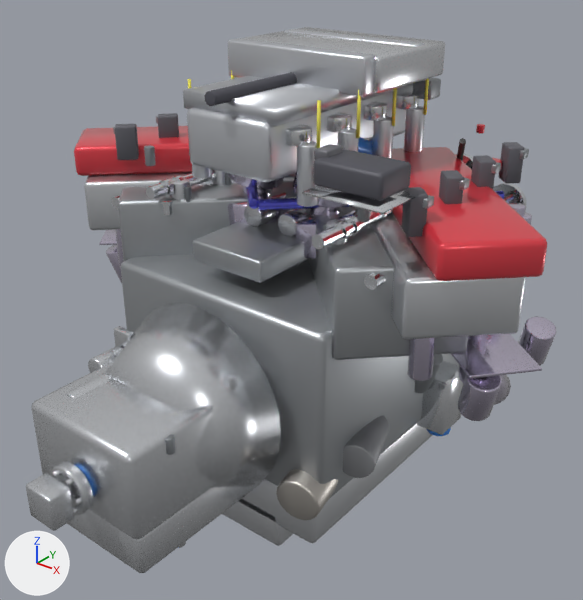
A saved change to the glTF model exports/Powertrain_V8TT_Seq6_Exploded.glb.
Both versions are drawn from a 50 mm lens placed at (0.888, -1.167, 1.116), pointed at (0.028, -0.093, 0.449). Every picture has the same lights, and +X, +Y and +Z are marked at lower left. The picture after the commit comes second. Vertices at exactly the same position are counted once.

The first picture shows 'Engine_V8_Block', 'Engine_V8_CylinderHead_R', 'Engine_V8_ExhaustDownpipes', 'Engine_V8_ExhaustHeader_R', 'Engine_V8_IntakeManifold', 'Engine_V8_Intercooler', 'Engine_V8_Mounts', 'Engine_V8_OilPan', 'Engine_V8_Turbo_L', 'Engine_V8_ValveCover_L', 'Engine_V8_ValveCover_R', 'Engine_V8_WiringHarness', 'Trans_Bellhousing', 'Trans_Gearbox_Case', 'Trans_OutputFlange_Assembly' and 8 more.
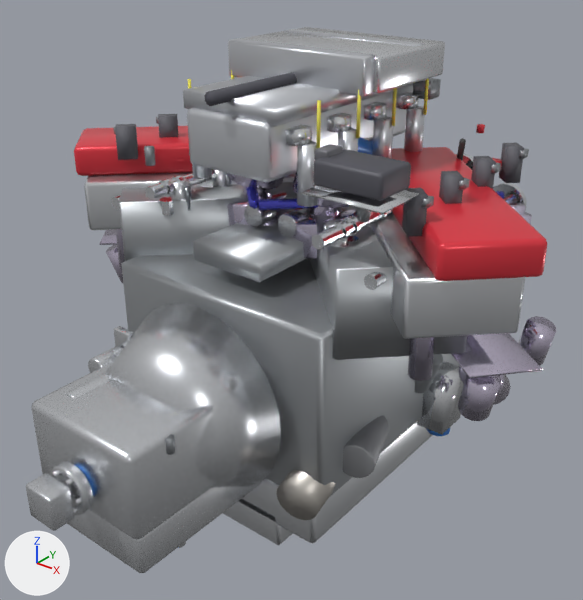
Where the newer file only moved an object's origin or applied its transform, the numbers keep the older frame.

Patch to the scene script:
```diff
--- a/exports/Powertrain_V8TT_Seq6_Exploded.glb.py
+++ b/exports/Powertrain_V8TT_Seq6_Exploded.glb.py
@@ me_mesh_engine_v8_block @@
-me_mesh_engine_v8_block.from_pydata(...)  # 1904 vertices, 3712 faces; spans x -0.398..0.398, y -0.28..0.28, z -0.21..0.28
+me_mesh_engine_v8_block.from_pydata(...)  # 330 vertices, 564 faces; spans x -0.398..0.397, y -0.28..0.28, z -0.21..0.278
+# me_mesh_engine_v8_block part 1: 1574 vertices removed from x -0.398..0.398, y -0.276..0.276, z -0.21..0.28
 me_mesh_engine_v8_block.materials.append(mat_cast_iron_turbine_housing)
@@ me_mesh_engine_v8_exhaustdownpipes @@
-me_mesh_engine_v8_exhaustdownpipes.from_pydata(...)  # 1084 vertices, 2128 faces; spans x -0.113..0.393, y -0.42..0.095, z -0.278..0.065
+me_mesh_engine_v8_exhaustdownpipes.from_pydata(...)  # 730 vertices, 1420 faces; spans x -0.112..0.392, y -0.419..0.095, z -0.277..0.065
+# me_mesh_engine_v8_exhaustdownpipes part 2: 144 vertices removed from x 0.232..0.393, y -0.216..0.092, z -0.168..0.056
+# other edits to the shape of me_mesh_engine_v8_exhaustdownpipes do not show in these pictures
 me_mesh_engine_v8_exhaustdownpipes.materials.append(mat_inconel_625_heat_tinted_gold)
@@ me_mesh_engine_v8_exhaustheader_r @@
-me_mesh_engine_v8_exhaustheader_r.from_pydata(...)  # 744 vertices, 1452 faces; spans x -0.204..0.164, y -0.02..0.35, z -0.218..0.09
+me_mesh_engine_v8_exhaustheader_r.from_pydata(...)  # 316 vertices, 596 faces; spans x -0.203..0.163, y -0.019..0.349, z -0.218..0.089
+# me_mesh_engine_v8_exhaustheader_r part 3: 428 vertices removed from x -0.204..0.164, y -0.02..0.35, z -0.217..0.09
 me_mesh_engine_v8_exhaustheader_r.materials.append(mat_inconel_625_heat_tinted_gold)
@@ me_mesh_engine_v8_intakemanifold @@
-me_mesh_engine_v8_intakemanifold.from_pydata(...)  # 1784 vertices, 3484 faces; spans x -0.138..0.14, y -0.23..0.23, z -0.09..0.075
+me_mesh_engine_v8_intakemanifold.from_pydata(...)  # 622 vertices, 1160 faces; spans x -0.137..0.139, y -0.23..0.23, z -0.089..0.075
+# me_mesh_engine_v8_intakemanifold part 4: 2 vertices moved within x -0.085..-0.075, y 0.175..0.185, z 0.049; 612 vertices removed from x -0.138..-0.072, y -0.187..0.188, z -0.09..0.071
+# me_mesh_engine_v8_intakemanifold part 5: 550 vertices removed from x 0.078..0.14, y -0.187..0.22, z -0.09..0.058
 me_mesh_engine_v8_intakemanifold.materials.append(mat_engine_intakemanifold_alloy)
@@ me_mesh_engine_v8_mounts @@
-me_mesh_engine_v8_mounts.from_pydata(...)  # 384 vertices, 744 faces; spans x -0.03..0.55, y -0.41..0.04, z -0.118..0.06
+me_mesh_engine_v8_mounts.from_pydata(...)  # 96 vertices, 168 faces; spans x -0.028..0.548, y -0.408..0.038, z -0.117..0.058
+# me_mesh_engine_v8_mounts part 6: 96 vertices removed from x 0.49..0.55, y -0.04..0.04, z -0.08..0.06
+# other edits to the shape of me_mesh_engine_v8_mounts do not show in these pictures
 me_mesh_engine_v8_mounts.materials.append(mat_forged_nitrided_steel)
@@ me_mesh_engine_v8_oilpan @@
-me_mesh_engine_v8_oilpan.from_pydata(...)  # 400 vertices, 768 faces; spans x -0.22..0.22, y -0.27..0.27, z -0.107..0.05
+me_mesh_engine_v8_oilpan.from_pydata(...)  # 176 vertices, 320 faces; spans x -0.22..0.22, y -0.27..0.27, z -0.107..0.05
+# me_mesh_engine_v8_oilpan part 7: 222 vertices removed from x -0.217..0.217, y -0.268..0.267, z -0.107..0.04
+# other edits to the shape of me_mesh_engine_v8_oilpan do not show in these pictures
 me_mesh_engine_v8_oilpan.materials.append(mat_pbr_sandcast_aluminum_a356)
@@ me_mesh_engine_v8_turbo_l @@
-me_mesh_engine_v8_turbo_l.from_pydata(...)  # 2000 vertices, 3968 faces; spans x -0.066..0.066, y -0.063..0.144, z -0.15..0.079
+me_mesh_engine_v8_turbo_l.from_pydata(...)  # 972 vertices, 1912 faces; spans x -0.066..0.066, y -0.063..0.144, z -0.15..0.079
+# me_mesh_engine_v8_turbo_l part 8: 2 vertices moved within x 0.03, y -0.002..0.004, z -0.054..-0.048; 1028 vertices removed from x -0.062..0.06, y -0.055..0.144, z -0.15..0.075
 me_mesh_engine_v8_turbo_l.materials.append(mat_inconel_625_heat_tinted_gold)
@@ me_mesh_engine_v8_valvecover_l @@
-me_mesh_engine_v8_valvecover_l.from_pydata(...)  # 688 vertices, 1332 faces; spans x -0.229..0.229, y -0.229..0.229, z -0.03..0.072
+me_mesh_engine_v8_valvecover_l.from_pydata(...)  # 160 vertices, 276 faces; spans x -0.229..0.229, y -0.229..0.229, z -0.03..0.071
+# me_mesh_engine_v8_valvecover_l part 9: 528 vertices removed from x -0.066..0.05, y -0.19..0.188, z 0.007..0.072
 me_mesh_engine_v8_valvecover_l.materials.append(mat_engine_valvecover_rosso)
@@ me_mesh_engine_v8_valvecover_r @@
-me_mesh_engine_v8_valvecover_r.from_pydata(...)  # 688 vertices, 1332 faces; spans x -0.229..0.229, y -0.229..0.229, z -0.03..0.072
+me_mesh_engine_v8_valvecover_r.from_pydata(...)  # 160 vertices, 276 faces; spans x -0.229..0.229, y -0.229..0.229, z -0.03..0.071
+# me_mesh_engine_v8_valvecover_r part 10: 528 vertices removed from x -0.05..0.066, y -0.19..0.188, z 0.007..0.072
 me_mesh_engine_v8_valvecover_r.materials.append(mat_engine_valvecover_rosso)
```

What differs and where, as boxes (x1, y1, x2, y2) in the pictures (583 x 600 px):
'Engine_V8_Block', reshaped: before (118, 181, 468, 500); after (119, 182, 467, 496)
'Engine_V8_ExhaustHeader_R', reshaped: before (407, 212, 556, 421); after (408, 212, 556, 421)
'Engine_V8_ValveCover_L', reshaped: before (74, 113, 192, 176); after (74, 114, 192, 176)
'Engine_V8_Mounts', reshaped: before (417, 361, 463, 436); after (417, 361, 464, 436)
'Engine_V8_ExhaustDownpipes', reshaped: before (179, 469, 338, 548); after (179, 470, 335, 548)
part 1 of me_mesh_engine_v8_block, deleted: before (118, 181, 468, 500)
part 2 of me_mesh_engine_v8_exhaustdownpipes, deleted: before (276, 469, 338, 520)
part 3 of me_mesh_engine_v8_exhaustheader_r, deleted (pale blue): before (407, 212, 556, 421)
part 4 of me_mesh_engine_v8_intakemanifold, reshaped (mostly hidden): before (192, 164, 212, 179)
part 5 of me_mesh_engine_v8_intakemanifold, deleted: before (286, 78, 441, 207)
part 6 of me_mesh_engine_v8_mounts, deleted: before (417, 361, 463, 436)
part 7 of me_mesh_engine_v8_oilpan, deleted: before (222, 513, 317, 546)
part 8 of me_mesh_engine_v8_turbo_l, reshaped (mostly hidden): before (231, 189, 285, 205)
part 9 of me_mesh_engine_v8_valvecover_l, deleted: before (113, 113, 179, 166)
part 10 of me_mesh_engine_v8_valvecover_r, deleted: before (357, 142, 529, 237)
